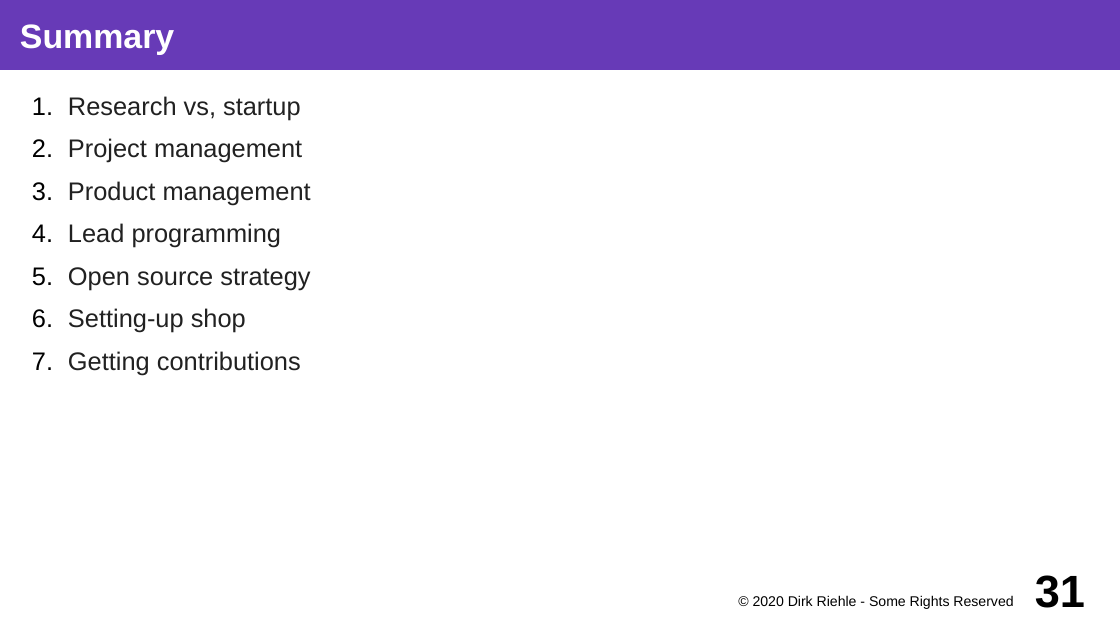
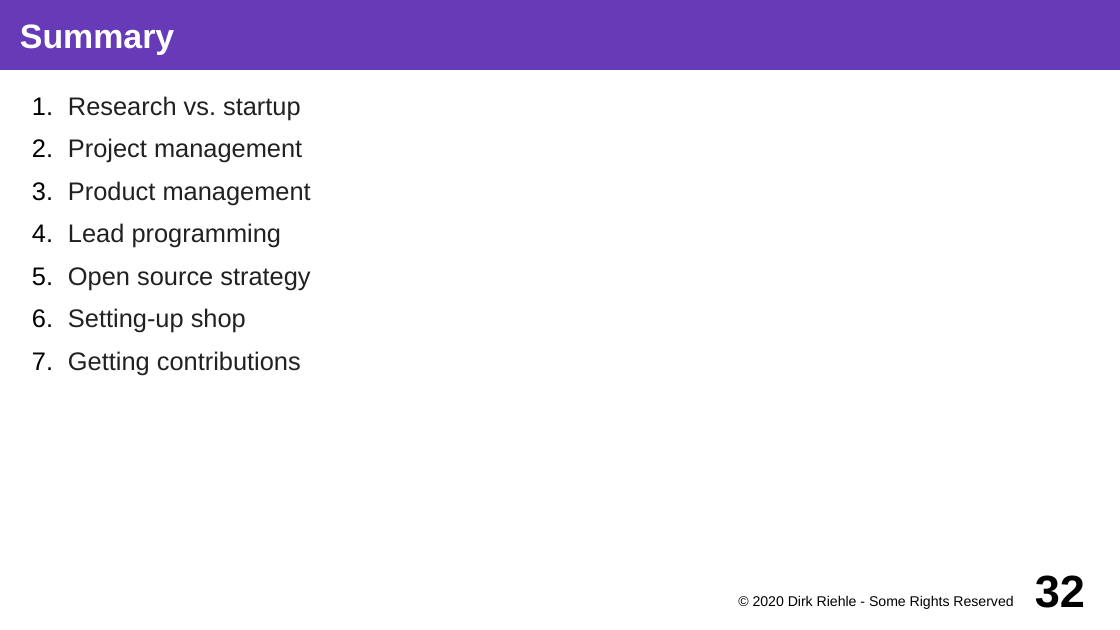
Before and after one commit to dirkriehle/coss-course, a slide deck: slide 32 of Lecture slides/COSS D02 - Research and Startup.odp (slide 31 before the commit). Drawn at 1120x630 pixels with LibreOffice and Linux fonts; fonts in the diff are those of the drawing. Boxes give left, top, right and bottom in pixels: in the first picture for what was removed or moved away, otherwise in the second. Text is boxed around its words. In the diff, an @@ line names an element or a change of style, - is before the commit and + after.

```diff
--- a/Lecture slides/COSS D02 - Research and Startup.odp
+++ b/Lecture slides/COSS D02 - Research and Startup.odp
@@ text at [68, 96, 301, 120]: text changed @@
-1. Research vs, startup
+1. Research vs. startup
@@ page number at [1035, 575, 1085, 608]: text changed @@
-31
+32
```
Also in this commit, not shown: 4 other slides changed, 1 slide added, 3 other files.
